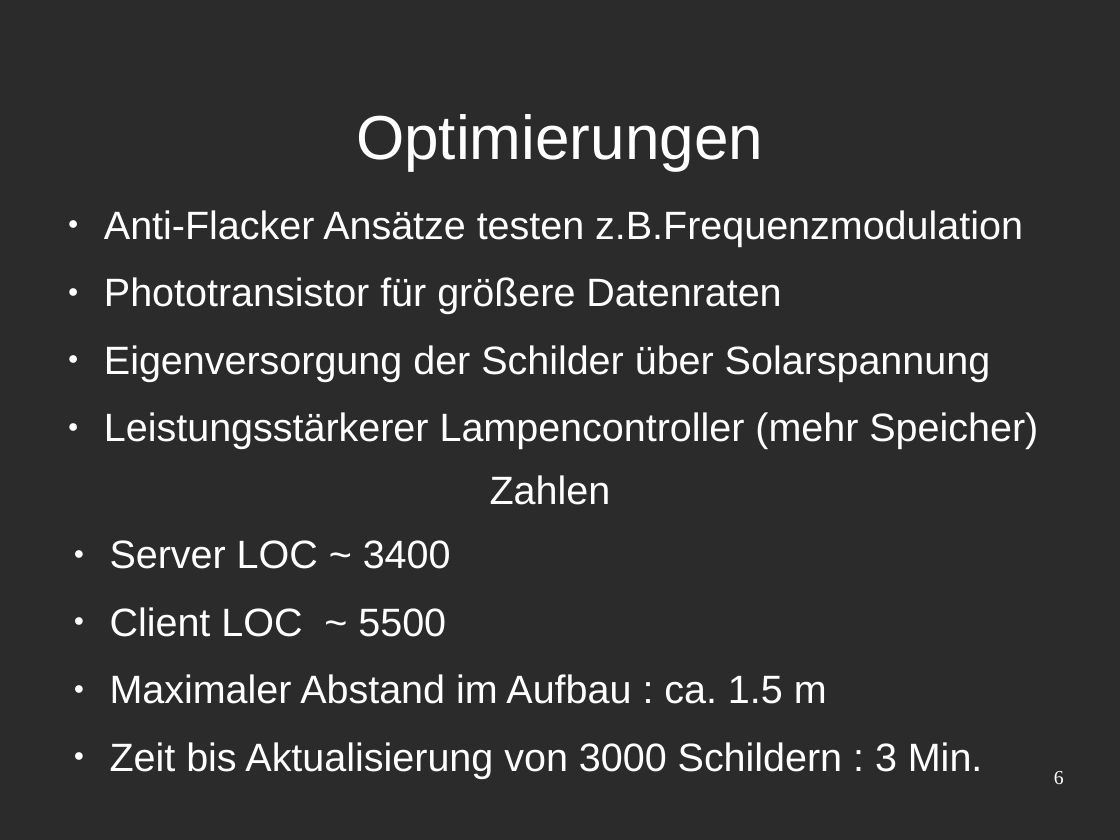
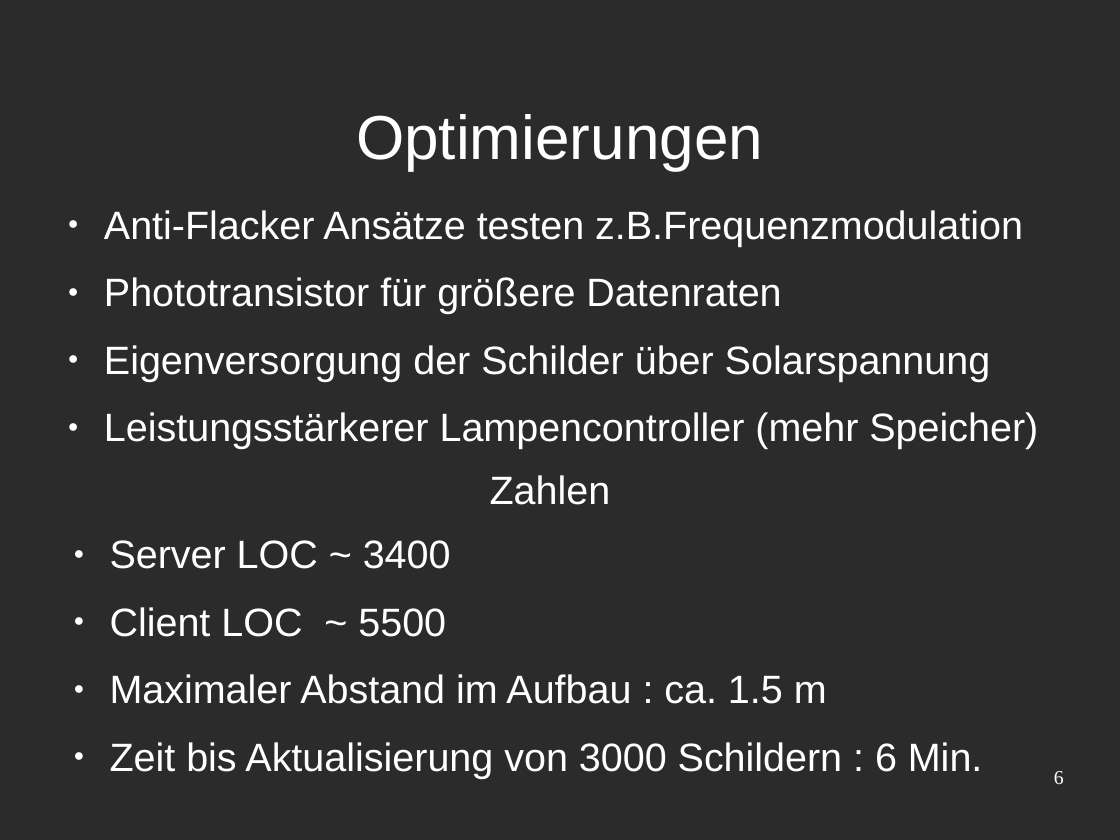
Before and after one commit to Niondir/rika-led, a slide deck: slide 6 of präsentation 3/part 2/p2-pr3.odp. Drawn at 1120x840 pixels with LibreOffice and Linux fonts; fonts in the diff are those of the drawing; background and template pictures are left out; a plain dark background stands for a picture behind light text. Boxes give left, top, right and bottom in pixels: in the first picture for what was removed or moved away, otherwise in the second. Text is boxed around its words. In the diff, an @@ line names an element or a change of style, - is before the commit and + after.

```diff
--- a/präsentation 3/part 2/p2-pr3.odp
+++ b/präsentation 3/part 2/p2-pr3.odp
@@ text at (110, 742, 983, 778): text changed @@
-● Zeit bis Aktualisierung von 3000 Schildern : 3 Min.
+● Zeit bis Aktualisierung von 3000 Schildern : 6 Min.
```
Also in this commit, not shown: 34 other files.
